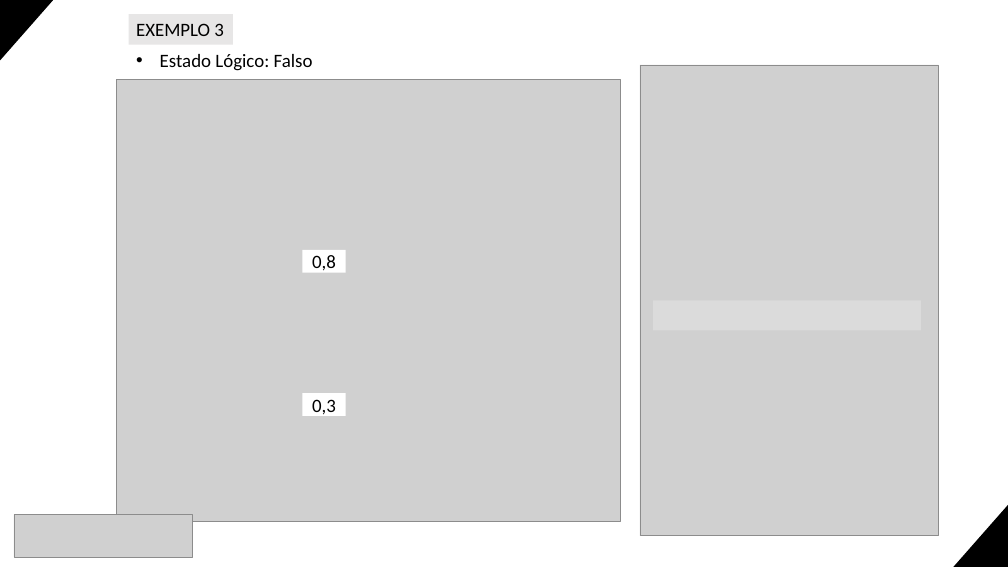
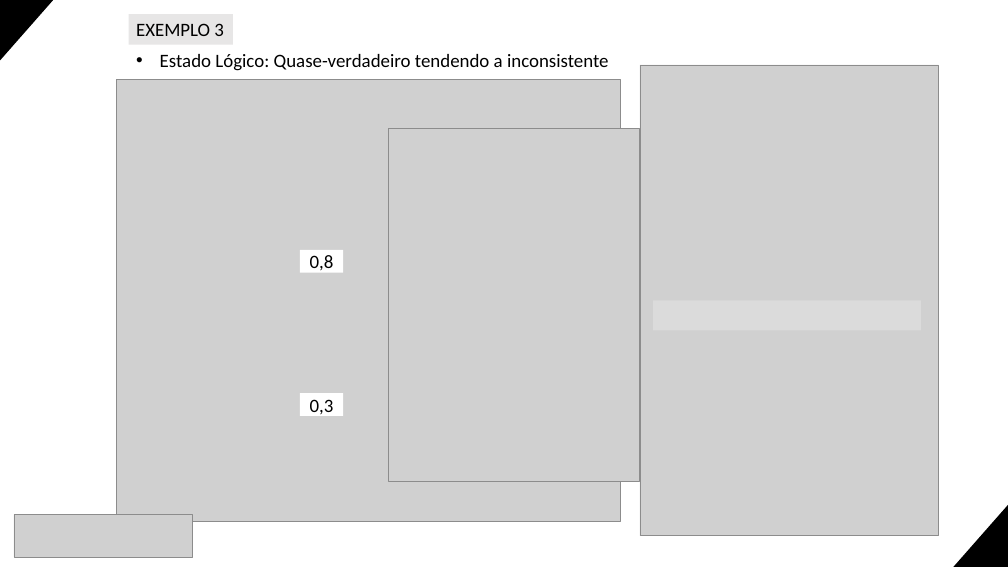
Before and after one commit to hyghorcortes/ai-news, a slide deck: slide 4 of NW-01/slide/emmy_estados_V1.pptx. Drawn at 1008x567 pixels with LibreOffice and Linux fonts; fonts in the diff are those of the drawing; grey boxes stand for pictures. Boxes give left, top, right and bottom in pixels: in the first picture for what was removed or moved away, otherwise in the second. Text is boxed around its words. In the diff, an @@ line names an element or a change of style, - is before the commit and + after.

```diff
--- a/NW-01/slide/emmy_estados_V1.pptx
+++ b/NW-01/slide/emmy_estados_V1.pptx
@@ text at bbox=[160, 54, 609, 71]: text changed @@
-• Estado Lógico: Falso
+• Estado Lógico: Quase-verdadeiro tendendo a inconsistente
@@ picture added at bbox=[389, 129, 640, 482] @@
```
Also in this commit, not shown: 2 other slides changed.
